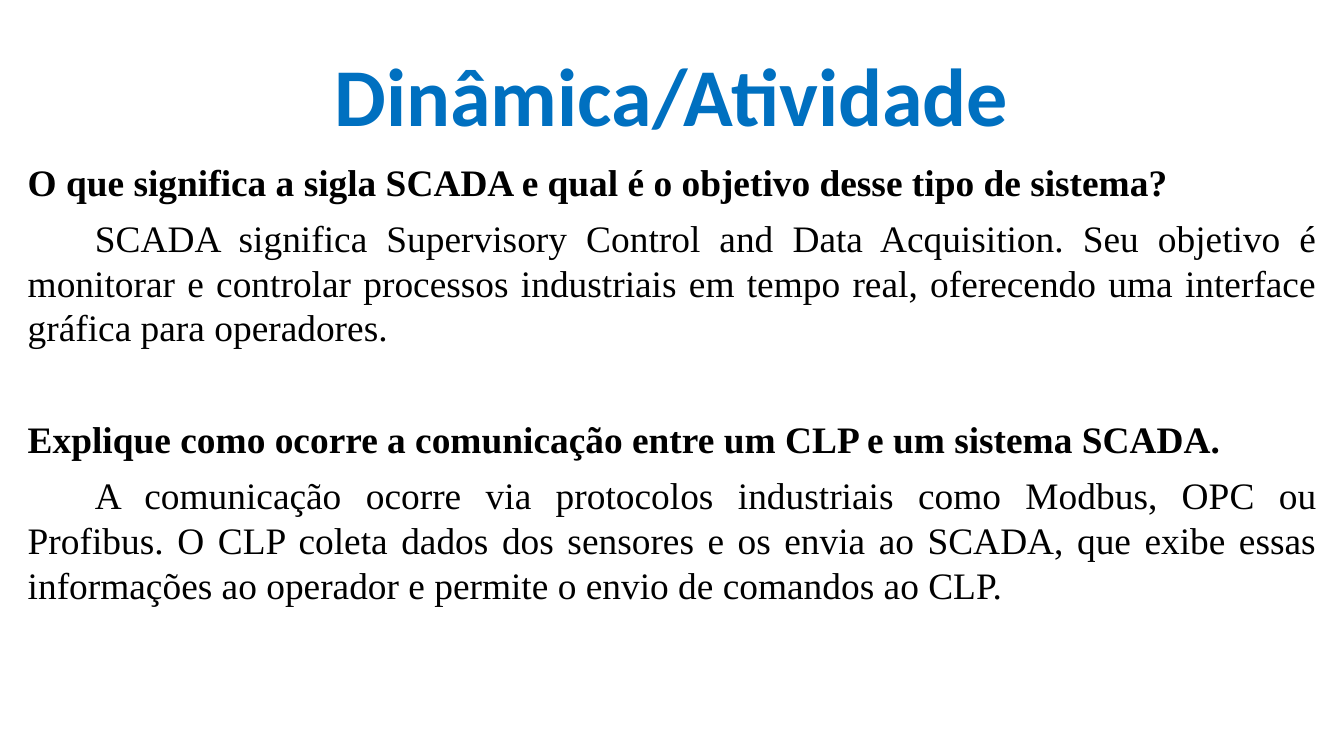
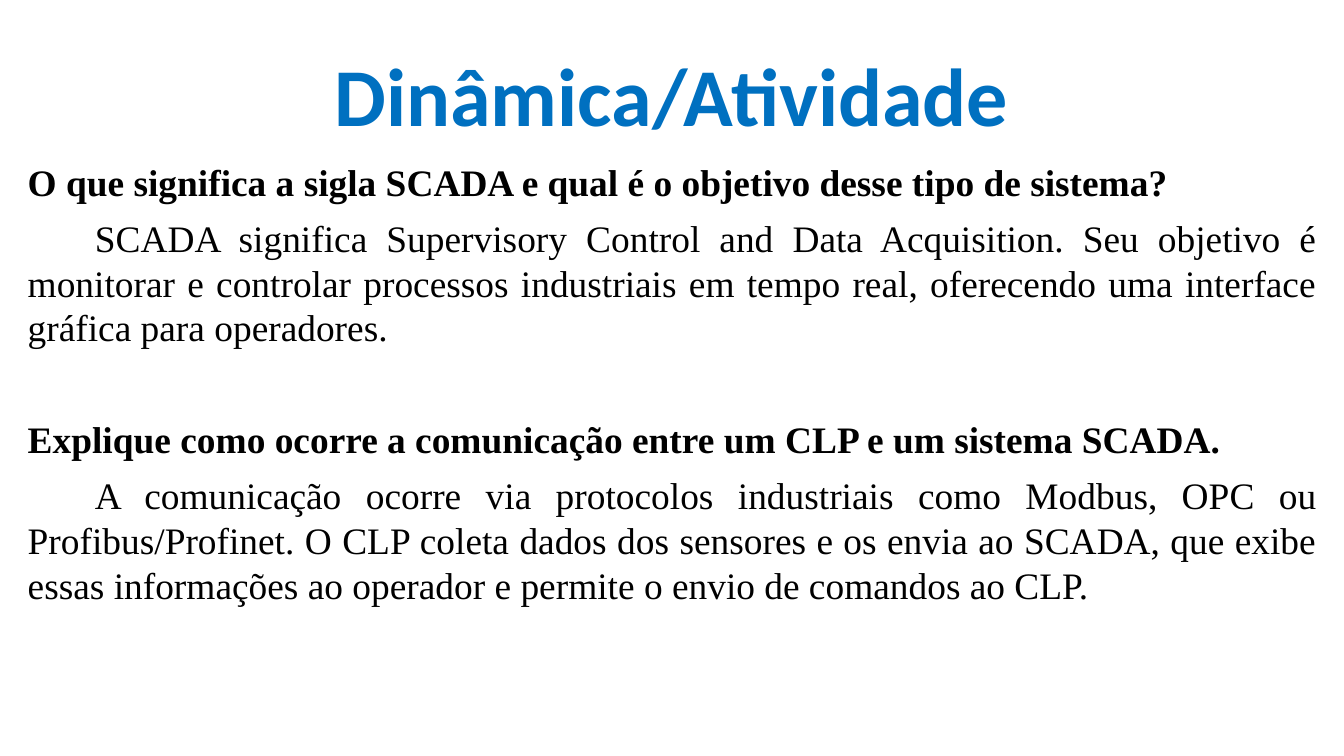
Before and after one commit to CloudEducationBrazil/WydenUniRuyControladoresLogicosProgCLP, a slide deck: slide 10 of 01 Classes/Aula9 - CLP - Arquitetura de Sistemas SCADA.pptx. Drawn at 1344x756 pixels with LibreOffice and Linux fonts; fonts in the diff are those of the drawing; background and template pictures are left out. Boxes give left, top, right and bottom in pixels: in the first picture for what was removed or moved away, otherwise in the second. Text is boxed around its words. In the diff, an @@ line names an element or a change of style, - is before the commit and + after.

Commit message:
PLC protocolos e Supervisórios 22Mai2025

```diff
--- a/01 Classes/Aula9 - CLP - Arquitetura de Sistemas SCADA.pptx
+++ b/01 Classes/Aula9 - CLP - Arquitetura de Sistemas SCADA.pptx
@@ text at <box>28,483,1316,606</box>: text changed @@
-A comunicação ocorre via protocolos industriais como Modbus, OPC ou Profibus. O CLP coleta dados dos sensores e os envia ao SCADA, que exibe essas informações ao operador e permite o envio de comandos ao CLP.
+A comunicação ocorre via protocolos industriais como Modbus, OPC ou Profibus/Profinet. O CLP coleta dados dos sensores e os envia ao SCADA, que exibe essas informações ao operador e permite o envio de comandos ao CLP.
```
Also in this commit, not shown: 3 other slides changed, 3 other files.
